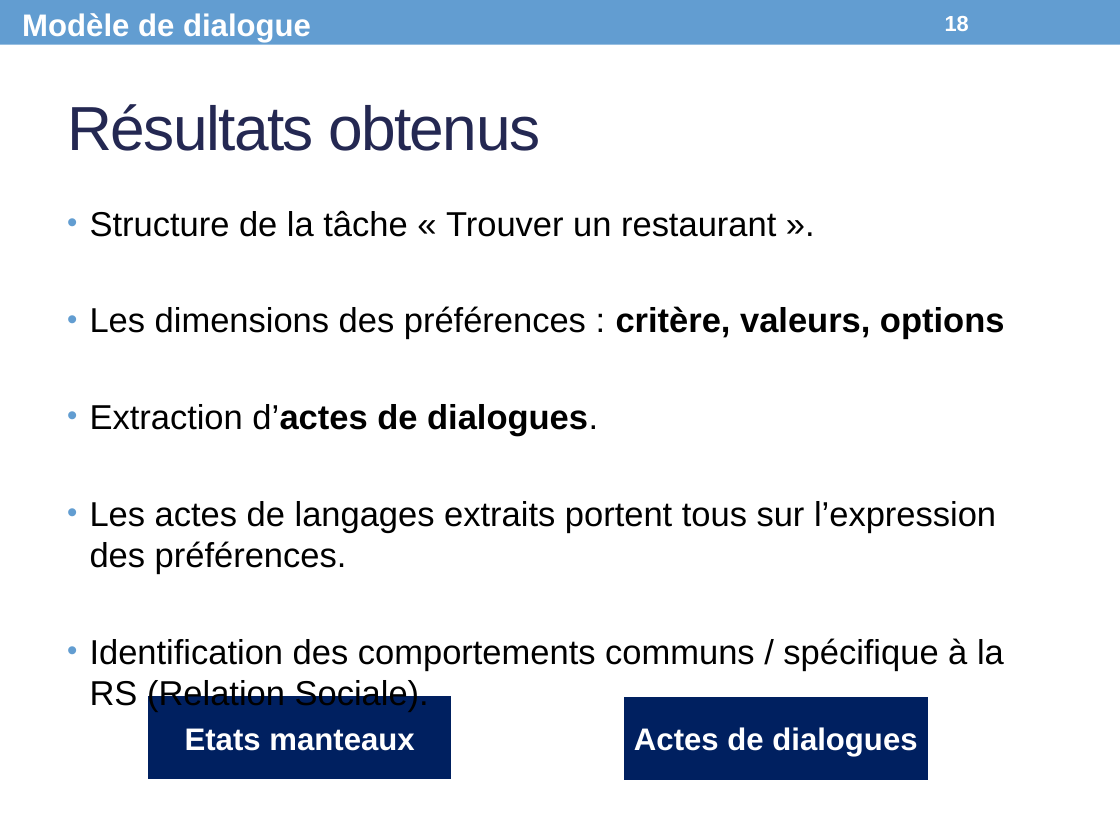
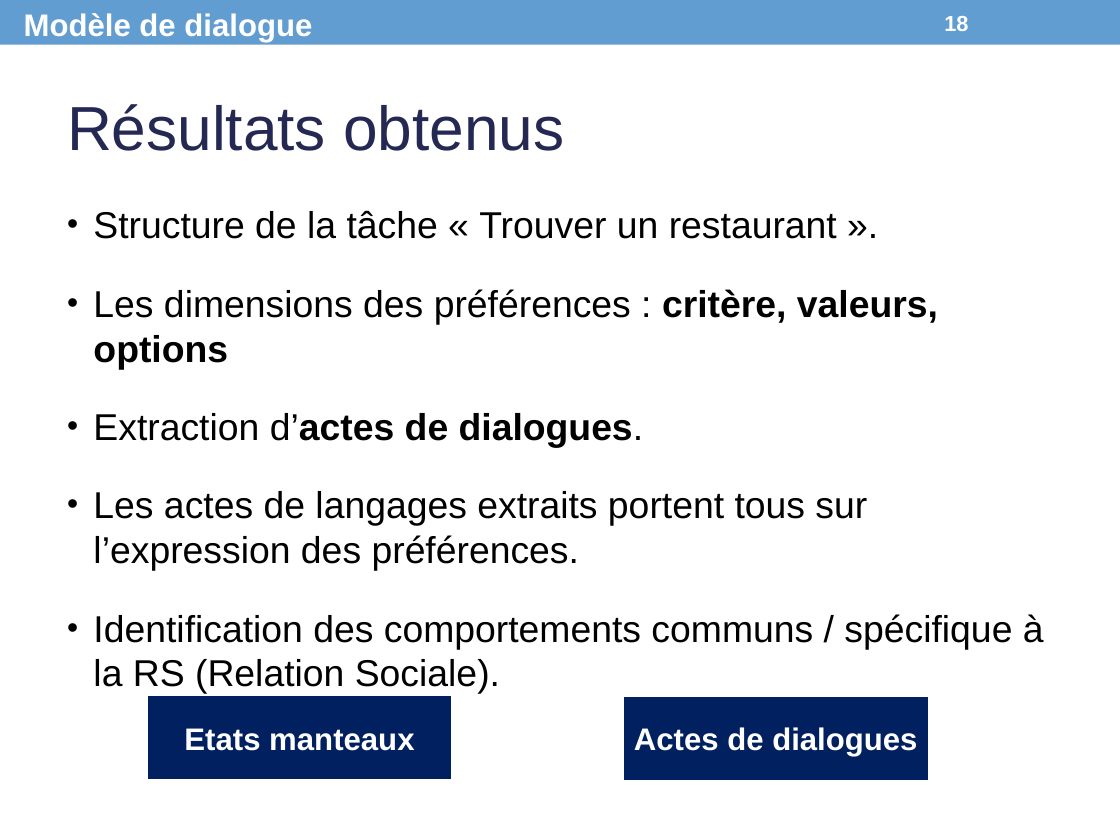
Before and after one commit to Olydia/Discolog, a slide deck: slide 18 of papers/Presentations/CPU_Presentation.pptx. Drawn at 1120x840 pixels with LibreOffice and Linux fonts; fonts in the diff are those of the drawing. Boxes give left, top, right and bottom in pixels: in the first picture for what was removed or moved away, otherwise in the second. Text is boxed around its words. In the diff, an @@ line names an element or a change of style, - is before the commit and + after.

```diff
--- a/papers/Presentations/CPU_Presentation.pptx
+++ b/papers/Presentations/CPU_Presentation.pptx
@@ text "Résultats obtenus" at box(67, 104, 564, 151): letter spacing -1 to 0 pt @@
@@ text "Structure de la tâche « ..." at box(93, 210, 1044, 649): size 22.2 to 24 pt; indent changed; less space between paragraphs @@
@@ rectangle "Etats manteaux" at box(146, 693, 455, 782): outline #FFFFFF 3.5 pt to #FFFFFF 3.49 pt @@
```
Also in this commit, not shown: 28 other slides changed, 4 other files.
